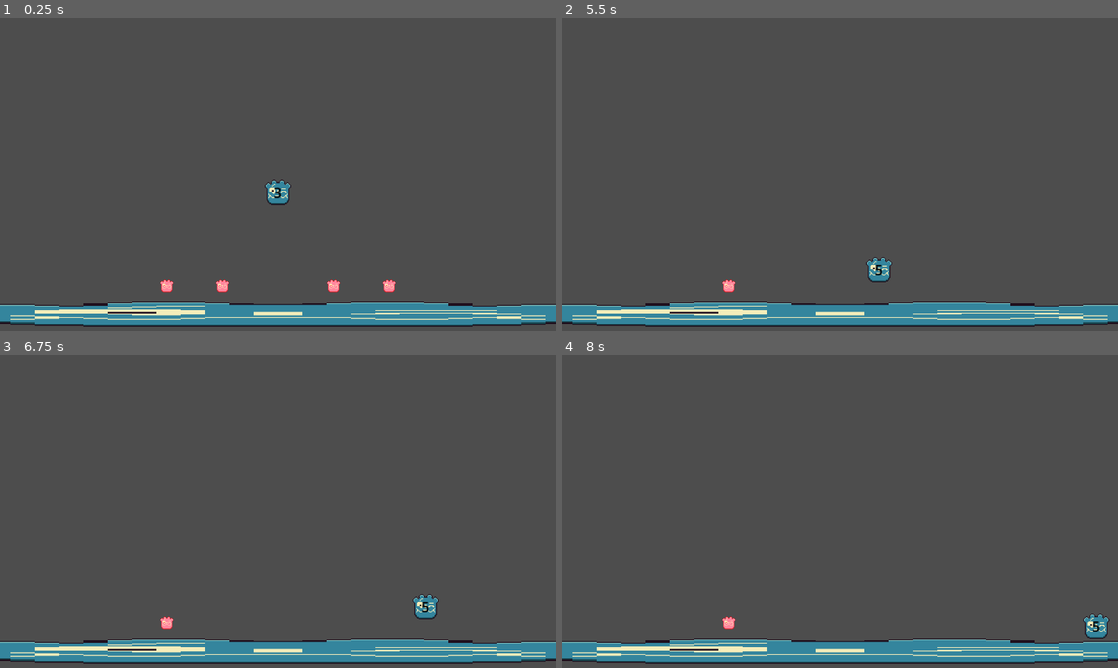
Above: before the commit, frames 1-4 (two rows, left to right).
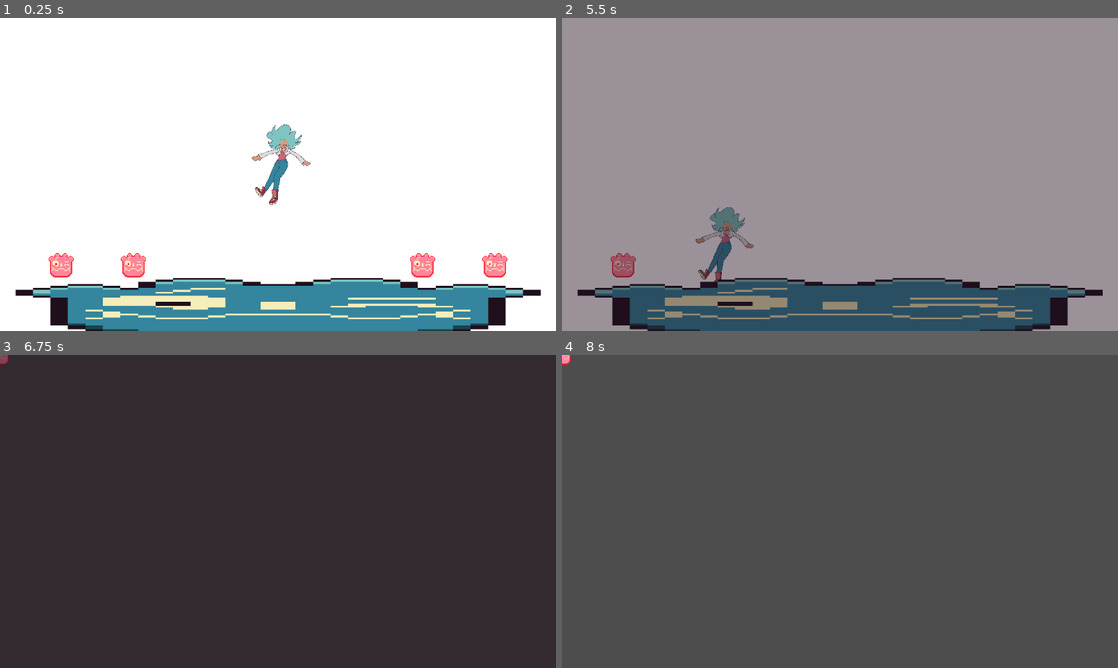
Above: after the commit, the same moments.

Repository: HotNoggin/Connie-The-Crystal-Caster
Game: Godot game, scene res://scenes/world/levels/test_arena.tscn
The game is run twice, just before and just after one commit, with the same random seed, the same clock (stepped at 60 frames per second) and the same inputs.
Inputs:
- Up to frame 1 (0.25 s): no input
- Up to frame 2 (5.5 s): hold D (right) 0.53-2.03 s; tap W (jump) at 0.6, 0.77, 1.07, 1.35, 1.52, 1.82, 2.1, 2.85, 3.02, 3.32, 3.6, 3.77, 4.07, 4.35, 4.52, 4.82, 5.1 s; hold A (left) 2.03-4.28 s; hold D (right) from 4.28 s (still down)
- Up to frame 3 (6.75 s): keep holding D (right); tap W (jump) at 5.85, 6.02, 6.32, 6.6 s
- Up to frame 4 (8 s): keep holding D (right); tap W (jump) at 6.77, 7.07, 7.35, 7.52, 7.82 s

The runs differ from the first frame. In frame 1, 97% of the frame differs, in the area x 0-100%, y 0-100%; in frame 2, 100%; in frame 3, 99%; in frame 4, 7.9%.

Commit message:
v0.1.2 Animations and transitions

Diff:
--- a/Project/project.godot
+++ b/Project/project.godot
@@ -17,6 +17,10 @@
 boot_splash/bg_color=Color(0.243137, 0.129412, 0.215686, 1)
 boot_splash/image="res://assets/graphics/miscellaneous/test_image.png"
 boot_splash/use_filter=false
+
+[autoload]
+
+Transition="*res://scenes/global/transition.tscn"
 
 [display]
 
@@ -63,7 +67,7 @@
 
 [physics]
 
-2d/default_gravity=10.0
+2d/default_gravity=30.0
 
 [rendering]
 
--- a/Project/scenes/beings/player.tscn
+++ b/Project/scenes/beings/player.tscn
@@ -1,24 +1,205 @@
-[gd_scene load_steps=7 format=3 uid="uid://lvrem2nbth4i"]
+[gd_scene load_steps=33 format=3 uid="uid://lvrem2nbth4i"]
 
 [ext_resource type="Script" path="res://scripts/specific/player.gd" id="1_nq42l"]
-[ext_resource type="Texture2D" uid="uid://d2oqtdyug4rlw" path="res://assets/graphics/miscellaneous/test_image.png" id="2_36fs5"]
+[ext_resource type="PackedScene" uid="uid://bpghn0crqbk2v" path="res://scenes/objects/crystal.tscn" id="2_7ncqw"]
 [ext_resource type="Script" path="res://scripts/components/visuals/pixel_sprite2d.gd" id="3_r22nu"]
 [ext_resource type="Script" path="res://scripts/components/control/player_controller.gd" id="4_2cbyp"]
+[ext_resource type="Texture2D" uid="uid://cumx0kxjqmqk1" path="res://assets/graphics/beings/connie_colored/Idle 1.png" id="5_2gtwi"]
 [ext_resource type="Script" path="res://scripts/components/information/health.gd" id="5_7t8nf"]
+[ext_resource type="Texture2D" uid="uid://c7xp21encrwjy" path="res://assets/graphics/beings/connie_colored/Idle 2.png" id="7_ygmw1"]
+[ext_resource type="Texture2D" uid="uid://c77785u845vqe" path="res://assets/graphics/beings/connie_colored/Run 1.png" id="8_5irxp"]
+[ext_resource type="Texture2D" uid="uid://dx6tbb66hb2by" path="res://assets/graphics/beings/connie_colored/Run 2.png" id="9_8alos"]
+[ext_resource type="Texture2D" uid="uid://c3uxc5e8pnh3x" path="res://assets/graphics/beings/connie_colored/Run 3.png" id="10_ahw5t"]
+[ext_resource type="Texture2D" uid="uid://cd6ae5tsg37vf" path="res://assets/graphics/beings/connie_colored/Run 4.png" id="11_gn5fe"]
+[ext_resource type="Texture2D" uid="uid://dq1p8o5l75q8s" path="res://assets/graphics/beings/connie_colored/Run Shoot 1.png" id="12_no5mb"]
+[ext_resource type="Texture2D" uid="uid://cyc4lahtt0r77" path="res://assets/graphics/beings/connie_colored/Run Shoot 2.png" id="13_ahe3a"]
+[ext_resource type="Texture2D" uid="uid://ouvrmny075j" path="res://assets/graphics/beings/connie_colored/Run Shoot 3.png" id="14_pym4a"]
+[ext_resource type="Texture2D" uid="uid://depp1phjlb6no" path="res://assets/graphics/beings/connie_colored/Run Shoot 4.png" id="15_pco7f"]
+[ext_resource type="Texture2D" uid="uid://onmftnarubiu" path="res://assets/graphics/beings/connie_colored/Shoot 1.png" id="16_4obp7"]
+[ext_resource type="Texture2D" uid="uid://bs64f3gt2v1m5" path="res://assets/graphics/beings/connie_colored/Shoot 2.png" id="17_e2v5y"]
+[ext_resource type="Texture2D" uid="uid://cev7xk7n8bqq5" path="res://assets/graphics/beings/connie_colored/Shoot 3.png" id="18_ryg58"]
+[ext_resource type="Texture2D" uid="uid://bj0sqxbh882xg" path="res://assets/graphics/beings/connie_colored/Stop Shoot 1.png" id="19_kimvh"]
+[ext_resource type="Texture2D" uid="uid://baexswd5nplie" path="res://assets/graphics/beings/connie_colored/Jump 1.png" id="20_v7eck"]
+[ext_resource type="Texture2D" uid="uid://c326p4qnk0uwl" path="res://assets/graphics/beings/connie_colored/Fall 1.png" id="21_ocojg"]
 
 [sub_resource type="CapsuleShape2D" id="CapsuleShape2D_14fbs"]
-radius = 13.0
-
-[node name="Player" type="CharacterBody2D" node_paths=PackedStringArray("player_controller", "health_label", "health", "animator")]
+radius = 24.0
+height = 112.0
+
+[sub_resource type="Animation" id="Animation_s4vje"]
+length = 0.001
+tracks/0/type = "value"
+tracks/0/imported = false
+tracks/0/enabled = true
+tracks/0/path = NodePath("PixelSprite2D:texture")
+tracks/0/interp = 1
+tracks/0/loop_wrap = true
+tracks/0/keys = {
+"times": PackedFloat32Array(0),
+"transitions": PackedFloat32Array(1),
+"update": 1,
+"values": [ExtResource("5_2gtwi")]
+}
+
+[sub_resource type="Animation" id="Animation_m5h0o"]
+resource_name = "die"
+tracks/0/type = "method"
+tracks/0/imported = false
+tracks/0/enabled = true
+tracks/0/path = NodePath(".")
+tracks/0/interp = 1
+tracks/0/loop_wrap = true
+tracks/0/keys = {
+"times": PackedFloat32Array(0.9),
+"transitions": PackedFloat32Array(1),
+"values": [{
+"args": [],
+"method": &"call_transition"
+}]
+}
+
+[sub_resource type="Animation" id="Animation_3foyi"]
+resource_name = "idle"
+length = 2.0
+loop_mode = 1
+tracks/0/type = "value"
+tracks/0/imported = false
+tracks/0/enabled = true
+tracks/0/path = NodePath("PixelSprite2D:texture")
+tracks/0/interp = 1
+tracks/0/loop_wrap = true
+tracks/0/keys = {
+"times": PackedFloat32Array(0, 0.1, 0.2, 0.6, 0.7, 0.8, 0.9, 1),
+"transitions": PackedFloat32Array(1, 1, 1, 1, 1, 1, 1, 1),
+"update": 1,
+"values": [ExtResource("5_2gtwi"), ExtResource("7_ygmw1"), ExtResource("5_2gtwi"), ExtResource("5_2gtwi"), ExtResource("7_ygmw1"), ExtResource("5_2gtwi"), ExtResource("7_ygmw1"), ExtResource("5_2gtwi")]
+}
+
+[sub_resource type="Animation" id="Animation_pedu7"]
+resource_name = "run"
+length = 0.8
+loop_mode = 1
+tracks/0/type = "value"
+tracks/0/imported = false
+tracks/0/enabled = true
+tracks/0/path = NodePath("PixelSprite2D:texture")
+tracks/0/interp = 1
+tracks/0/loop_wrap = true
+tracks/0/keys = {
+"times": PackedFloat32Array(0, 0.2, 0.4, 0.6),
+"transitions": PackedFloat32Array(1, 1, 1, 1),
+"update": 1,
+"values": [ExtResource("8_5irxp"), ExtResource("9_8alos"), ExtResource("10_ahw5t"), ExtResource("11_gn5fe")]
+}
+
+[sub_resource type="Animation" id="Animation_cme6c"]
+resource_name = "run_shoot"
+length = 0.8
+loop_mode = 1
+tracks/0/type = "value"
+tracks/0/imported = false
+tracks/0/enabled = true
+tracks/0/path = NodePath("PixelSprite2D:texture")
+tracks/0/interp = 1
+tracks/0/loop_wrap = true
+tracks/0/keys = {
+"times": PackedFloat32Array(0, 0.2, 0.4, 0.6),
+"transitions": PackedFloat32Array(1, 1, 1, 1),
+"update": 1,
+"values": [ExtResource("12_no5mb"), ExtResource("13_ahe3a"), ExtResource("14_pym4a"), ExtResource("15_pco7f")]
+}
+
+[sub_resource type="Animation" id="Animation_q8ba2"]
+resource_name = "shoot"
+length = 0.3
+tracks/0/type = "value"
+tracks/0/imported = false
+tracks/0/enabled = true
+tracks/0/path = NodePath("PixelSprite2D:texture")
+tracks/0/interp = 1
+tracks/0/loop_wrap = true
+tracks/0/keys = {
+"times": PackedFloat32Array(0, 0.1, 0.2),
+"transitions": PackedFloat32Array(1, 1, 1),
+"update": 1,
+"values": [ExtResource("16_4obp7"), ExtResource("17_e2v5y"), ExtResource("18_ryg58")]
+}
+
+[sub_resource type="Animation" id="Animation_mm4qo"]
+resource_name = "stop_shoot"
+length = 0.3
+tracks/0/type = "value"
+tracks/0/imported = false
+tracks/0/enabled = true
+tracks/0/path = NodePath("PixelSprite2D:texture")
+tracks/0/interp = 1
+tracks/0/loop_wrap = true
+tracks/0/keys = {
+"times": PackedFloat32Array(0),
+"transitions": PackedFloat32Array(1),
+"update": 1,
+"values": [ExtResource("19_kimvh")]
+}
+
+[sub_resource type="Animation" id="Animation_dkqxy"]
+resource_name = "jump"
+length = 0.1
+loop_mode = 1
+tracks/0/type = "value"
+tracks/0/imported = false
+tracks/0/enabled = true
+tracks/0/path = NodePath("PixelSprite2D:texture")
+tracks/0/interp = 1
+tracks/0/loop_wrap = true
+tracks/0/keys = {
+"times": PackedFloat32Array(0),
+"transitions": PackedFloat32Array(1),
+"update": 1,
+"values": [ExtResource("20_v7eck")]
+}
+
+[sub_resource type="Animation" id="Animation_qv8rt"]
+resource_name = "fall"
+length = 0.1
+loop_mode = 1
+tracks/0/type = "value"
+tracks/0/imported = false
+tracks/0/enabled = true
+tracks/0/path = NodePath("PixelSprite2D:texture")
+tracks/0/interp = 1
+tracks/0/loop_wrap = true
+tracks/0/keys = {
+"times": PackedFloat32Array(0),
+"transitions": PackedFloat32Array(1),
+"update": 1,
+"values": [ExtResource("21_ocojg")]
+}
+
+[sub_resource type="AnimationLibrary" id="AnimationLibrary_wubxq"]
+_data = {
+"RESET": SubResource("Animation_s4vje"),
+"die": SubResource("Animation_m5h0o"),
+"fall": SubResource("Animation_qv8rt"),
+"idle": SubResource("Animation_3foyi"),
+"jump": SubResource("Animation_dkqxy"),
+"run": SubResource("Animation_pedu7"),
+"run_shoot": SubResource("Animation_cme6c"),
+"shoot": SubResource("Animation_q8ba2"),
+"stop_shoot": SubResource("Animation_mm4qo")
+}
+
+[node name="Player" type="CharacterBody2D" node_paths=PackedStringArray("player_controller", "graphic", "health_label", "health", "animator")]
 script = ExtResource("1_nq42l")
 player_controller = NodePath("PlayerController")
+graphic = NodePath("PixelSprite2D")
 health_label = NodePath("Label")
+death_scene = ExtResource("2_7ncqw")
 health = NodePath("Health")
 animator = NodePath("AnimationPlayer")
 
 [node name="PixelSprite2D" type="Sprite2D" parent="."]
-texture_filter = 1
-texture = ExtResource("2_36fs5")
+scale = Vector2(0.3, 0.3)
+texture = ExtResource("5_2gtwi")
 script = ExtResource("3_r22nu")
 
 [node name="CollisionShape2D" type="CollisionShape2D" parent="."]
@@ -32,6 +213,7 @@
 max_health = 5
 
 [node name="Label" type="Label" parent="."]
+visible = false
 texture_filter = 1
 anchors_preset = 8
 anchor_left = 0.5
@@ -49,3 +231,7 @@
 text = "HEALTH"
 
 [node name="AnimationPlayer" type="AnimationPlayer" parent="."]
+libraries = {
+"": SubResource("AnimationLibrary_wubxq")
+}
+autoplay = "idle"
--- /dev/null
+++ b/Project/scenes/global/transition.tscn
@@ -0,0 +1,76 @@
+[gd_scene load_steps=7 format=3 uid="uid://bdoaj3qj07lnj"]
+
+[ext_resource type="Script" path="res://scripts/global/transition.gd" id="1_xtmef"]
+[ext_resource type="PackedScene" uid="uid://dfvt6a0nx6ws" path="res://scenes/world/levels/test_arena.tscn" id="2_aiiva"]
+
+[sub_resource type="Animation" id="Animation_pibp8"]
+length = 0.001
+tracks/0/type = "value"
+tracks/0/imported = false
+tracks/0/enabled = true
+tracks/0/path = NodePath("ColorRect:color")
+tracks/0/interp = 1
+tracks/0/loop_wrap = true
+tracks/0/keys = {
+"times": PackedFloat32Array(0),
+"transitions": PackedFloat32Array(1),
+"update": 0,
+"values": [Color(0.121569, 0.054902, 0.109804, 0)]
+}
+
+[sub_resource type="Animation" id="Animation_pu54t"]
+resource_name = "transition_in"
+tracks/0/type = "value"
+tracks/0/imported = false
+tracks/0/enabled = true
+tracks/0/path = NodePath("ColorRect:color")
+tracks/0/interp = 1
+tracks/0/loop_wrap = true
+tracks/0/keys = {
+"times": PackedFloat32Array(0, 0.7),
+"transitions": PackedFloat32Array(1, 1),
+"update": 0,
+"values": [Color(0.121569, 0.054902, 0.109804, 0), Color(0.121569, 0.054902, 0.109804, 1)]
+}
+
+[sub_resource type="Animation" id="Animation_vlekn"]
+resource_name = "transition_out"
+tracks/0/type = "value"
+tracks/0/imported = false
+tracks/0/enabled = true
+tracks/0/path = NodePath("ColorRect:color")
+tracks/0/interp = 1
+tracks/0/loop_wrap = true
+tracks/0/keys = {
+"times": PackedFloat32Array(0.2, 1),
+"transitions": PackedFloat32Array(1, 1),
+"update": 0,
+"values": [Color(0.121569, 0.054902, 0.109804, 1), Color(0.121569, 0.054902, 0.109804, 0)]
+}
+
+[sub_resource type="AnimationLibrary" id="AnimationLibrary_22dx6"]
+_data = {
+"RESET": SubResource("Animation_pibp8"),
+"transition_in": SubResource("Animation_pu54t"),
+"transition_out": SubResource("Animation_vlekn")
+}
+
+[node name="Transition" type="CanvasLayer" node_paths=PackedStringArray("animator")]
+process_mode = 3
+script = ExtResource("1_xtmef")
+animator = NodePath("AnimationPlayer")
+test_scene = ExtResource("2_aiiva")
+
+[node name="AnimationPlayer" type="AnimationPlayer" parent="."]
+libraries = {
+"": SubResource("AnimationLibrary_22dx6")
+}
+autoplay = "RESET"
+
+[node name="ColorRect" type="ColorRect" parent="."]
+anchors_preset = 15
+anchor_right = 1.0
+anchor_bottom = 1.0
+grow_horizontal = 2
+grow_vertical = 2
+color = Color(0.121569, 0.054902, 0.109804, 0)
--- a/Project/scenes/objects/crystal.tscn
+++ b/Project/scenes/objects/crystal.tscn
@@ -5,7 +5,7 @@
 [ext_resource type="Script" path="res://scripts/components/visuals/pixel_sprite2d.gd" id="2_u876w"]
 
 [sub_resource type="CircleShape2D" id="CircleShape2D_qr3if"]
-radius = 9.05539
+radius = 32.0
 
 [node name="Crystal" type="Area2D"]
 script = ExtResource("1_a63nw")
@@ -13,9 +13,11 @@
 [node name="PixelSprite2D" type="Sprite2D" parent="."]
 modulate = Color(10, 1, 1, 1)
 texture_filter = 1
-scale = Vector2(0.5, 0.5)
+position = Vector2(-4.76837e-07, 4.76837e-07)
+scale = Vector2(1.5, 1.5)
 texture = ExtResource("1_st8in")
 script = ExtResource("2_u876w")
+resize_to_unit = null
 
 [node name="CollisionShape2D" type="CollisionShape2D" parent="."]
 shape = SubResource("CircleShape2D_qr3if")
--- a/Project/scenes/world/levels/test_arena.tscn
+++ b/Project/scenes/world/levels/test_arena.tscn
@@ -1,12 +1,13 @@
-[gd_scene load_steps=6 format=3 uid="uid://dfvt6a0nx6ws"]
+[gd_scene load_steps=7 format=3 uid="uid://dfvt6a0nx6ws"]
 
 [ext_resource type="PackedScene" uid="uid://lvrem2nbth4i" path="res://scenes/beings/player.tscn" id="1_qxmm7"]
 [ext_resource type="Texture2D" uid="uid://d2oqtdyug4rlw" path="res://assets/graphics/miscellaneous/test_image.png" id="2_ynol7"]
 [ext_resource type="Script" path="res://scripts/components/visuals/pixel_sprite2d.gd" id="3_oi2qe"]
 [ext_resource type="PackedScene" uid="uid://bpghn0crqbk2v" path="res://scenes/objects/crystal.tscn" id="4_nrwop"]
+[ext_resource type="Script" path="res://scripts/specific/background.gd" id="5_timbf"]
 
 [sub_resource type="RectangleShape2D" id="RectangleShape2D_lmv0w"]
-size = Vector2(864, 20)
+size = Vector2(992, 96)
 
 [node name="TestArena" type="Node2D"]
 
@@ -16,25 +17,40 @@
 position = Vector2(0, 160)
 
 [node name="CollisionShape2D" type="CollisionShape2D" parent="Floor"]
+position = Vector2(0, 160)
 shape = SubResource("RectangleShape2D_lmv0w")
 
 [node name="PixelSprite2D" type="Sprite2D" parent="Floor"]
 texture_filter = 1
-scale = Vector2(28, 1)
+position = Vector2(0, 152)
+scale = Vector2(31, 3.5)
 texture = ExtResource("2_ynol7")
 script = ExtResource("3_oi2qe")
 
 [node name="Camera2D" type="Camera2D" parent="."]
-zoom = Vector2(2, 2)
+position = Vector2(0, 80)
+zoom = Vector2(1.3, 1.3)
 
 [node name="Crystal" parent="." instance=ExtResource("4_nrwop")]
-position = Vector2(-128, 128)
+position = Vector2(-384, 240)
 
 [node name="Crystal2" parent="." instance=ExtResource("4_nrwop")]
-position = Vector2(-64, 128)
+position = Vector2(-256, 240)
 
 [node name="Crystal3" parent="." instance=ExtResource("4_nrwop")]
-position = Vector2(64, 128)
+position = Vector2(256, 240)
 
 [node name="Crystal4" parent="." instance=ExtResource("4_nrwop")]
-position = Vector2(128, 128)
+position = Vector2(384, 240)
+
+[node name="CanvasLayer" type="CanvasLayer" parent="."]
+layer = -1
+visible = false
+script = ExtResource("5_timbf")
+
+[node name="ColorRect" type="ColorRect" parent="CanvasLayer"]
+anchors_preset = 15
+anchor_right = 1.0
+anchor_bottom = 1.0
+grow_horizontal = 2
+grow_vertical = 2
--- a/Project/scripts/components/movement/actor.gd
+++ b/Project/scripts/components/movement/actor.gd
@@ -20,8 +20,6 @@
 func die():
 	if animator.has_animation("die"):
 		animator.play("die")
-		animator.animation_finished.connect(func():
-			queue_free())
 	else:
-		printerr("Actor animator lacks a 'die' animation")
+		printerr("Actor animator lacks a 'die' animation and was freed.")
 		queue_free()
--- a/Project/scripts/components/visuals/pixel_sprite2d.gd
+++ b/Project/scripts/components/visuals/pixel_sprite2d.gd
@@ -3,13 +3,19 @@
 extends Sprite2D
 ## A Sprite2D with default settings for pixel art textures
 
+@export var resize_to_unit: bool = false: ## Click to resize the sprite to 0.3x
+	set(value):
+		scale = Vector2(0.3, 0.3)
+
 
 # Called when the node enters the scene tree for the first time.
-func _ready():
+func _enter_tree():
 	if Engine.is_editor_hint():
-		texture_changed.connect(_set_filter)
+		if not texture_changed.is_connected(_set_filter):
+			texture_changed.connect(_set_filter)
 
 
 ## Set the filter to nearest
 func _set_filter():
-	texture_filter = CanvasItem.TEXTURE_FILTER_NEAREST
+	#texture_filter = CanvasItem.TEXTURE_FILTER_NEAREST
+	pass
--- /dev/null
+++ b/Project/scripts/global/transition.gd
@@ -0,0 +1,28 @@
+extends CanvasLayer
+## The Transition singleton script
+
+@export var animator: AnimationPlayer
+@export var test_scene: PackedScene
+
+
+func transition_to_packed(scene: PackedScene):
+	get_tree().paused = true
+	_play_safe("transition_in")
+	animator.animation_finished.connect(func(animation_name):
+		if animation_name == "transition_in":
+			_transition_out(scene))
+
+
+func _play_safe(animation: StringName):
+	if animator:
+		if animator.has_animation(animation):
+			animator.play(animation)
+		else:
+			print("Animation player doesn't have " + animation + " animation.")
+
+
+func _transition_out(scene: PackedScene):
+	get_tree().change_scene_to_packed(scene)
+	_play_safe("transition_out")
+	animator.animation_finished.connect(func(_animation_name):
+		get_tree().paused = false)
--- /dev/null
+++ b/Project/scripts/specific/background.gd
@@ -0,0 +1,6 @@
+extends CanvasLayer
+
+
+# Called when the node enters the scene tree for the first time.
+func _ready():
+	show()
--- a/Project/scripts/specific/crystal.gd
+++ b/Project/scripts/specific/crystal.gd
@@ -3,5 +3,5 @@
 
 
 func _collected(player: Player):
-	player.health.increase()
+	player.health.decrease()
 	queue_free()
--- a/Project/scripts/specific/player.gd
+++ b/Project/scripts/specific/player.gd
@@ -2,22 +2,58 @@
 extends Actor
 ## The player actor
 
+enum State {IDLE, RUN, JUMP, FALL, SHOOT, SHOOT_RUN}
+
 @export var player_controller: PlayerController
+@export var graphic: Sprite2D
 @export var health_label: Label
+@export var death_scene: PackedScene
 @export_group("Movement")
-@export var movement_speed: float = 100
-@export var jump_strength: float = 200
+@export var movement_speed: float = 300
+@export var jump_strength: float = 600
+
+var current_state: State:
+	set(value):
+		if not current_state == value:
+			var old_state = current_state
+			current_state = value
+			_state_changed(old_state)
 
 
 func _ready():
 	# Display the health when it changes, set it to center
 	health.value = 3
 	health_label.text = str(health.value)
+	health.overmaxed.connect(func():
+		die())
+	health.drained.connect(func():
+		die())
 	health.changed.connect(func():
 		health_label.text = str(health.value))
 
 
+func _process(_delta):
+	if not health.alive:
+		return
+
+	if player_controller.get_run_direction():
+			graphic.flip_h = true if player_controller.get_run_direction() > 0 else false
+
+	match current_state:
+		State.IDLE:
+			animator.play("idle")
+		State.FALL:
+			animator.play("fall")
+		State.JUMP:
+			animator.play("jump")
+		State.RUN:
+			animator.play("run")
+		State.SHOOT:
+			animator.play("shoot")
+
+
 func _physics_process(_delta):
+	update_state()
 	if health.alive:
 		_get_movement()
 		apply_gravity()
@@ -25,14 +61,36 @@
 			jump()
 		move_and_slide()
 	else:
-			die()
+		die()
 
 
-## Sets the player horizontal movement according to the ipnut and speed
-func _get_movement():
-	velocity.x = player_controller.get_run_direction() * movement_speed
+## Sets the player horizontal movement according to the input and speed
+func _get_movement(test: bool = false) -> float:
+	var added_velocity: float = player_controller.get_run_direction() * movement_speed
+	if not test:
+		velocity.x = added_velocity
+	return added_velocity
 
 
 ## Set the velocity to the jump height
 func jump():
 	velocity.y = -jump_strength
+
+
+func call_transition():
+	Transition.transition_to_packed(death_scene)
+
+
+func update_state():
+	if velocity.y < 0:
+		current_state = State.JUMP
+	elif velocity.y > 0:
+		current_state = State.FALL
+	elif velocity.x:
+		current_state = State.RUN
+	else:
+		current_state = State.IDLE
+
+
+func _state_changed(_old_state: State):
+	pass
Binary file added: Project/assets/graphics/beings/connie_colored/Fall 1.png
Not shown, added: Project/assets/graphics/beings/connie_colored/Fall 1.png.import
Binary file added: Project/assets/graphics/beings/connie_colored/Fall Shoot 1.png
Not shown, added: Project/assets/graphics/beings/connie_colored/Fall Shoot 1.png.import
Binary file added: Project/assets/graphics/beings/connie_colored/Funny Dance 1.png
Not shown, added: Project/assets/graphics/beings/connie_colored/Funny Dance 1.png.import
Binary file added: Project/assets/graphics/beings/connie_colored/Idle 1.png
Not shown, added: Project/assets/graphics/beings/connie_colored/Idle 1.png.import
Binary file added: Project/assets/graphics/beings/connie_colored/Idle 2.png
Not shown, added: Project/assets/graphics/beings/connie_colored/Idle 2.png.import
Binary file added: Project/assets/graphics/beings/connie_colored/Jump 1.png
Not shown, added: Project/assets/graphics/beings/connie_colored/Jump 1.png.import
(and 29 more such lines)
